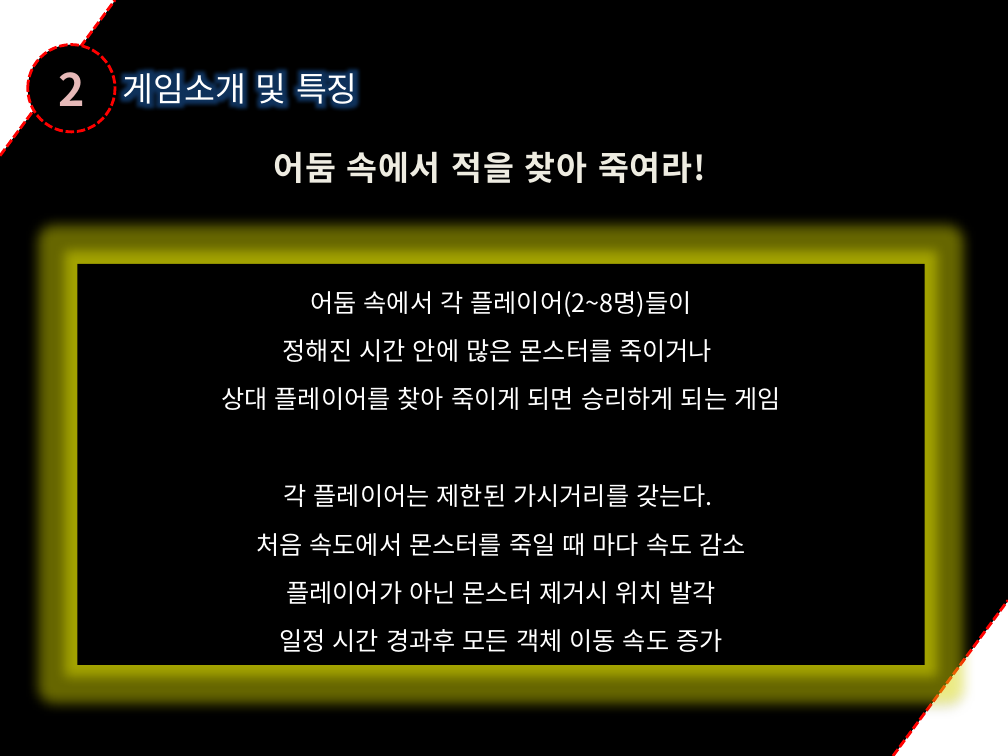
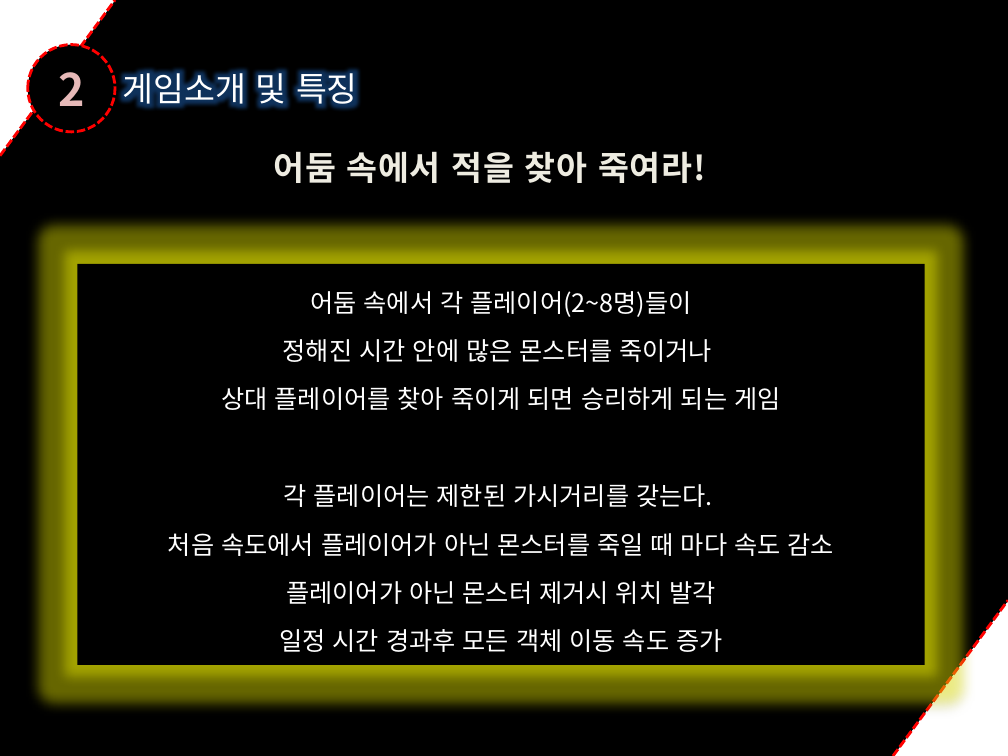
Before and after one commit to dygks910910/Darkness, a slide deck: slide 4 of 졸업작품 제안서(박요한,민두홍,정재훈).pptx. Drawn at 1008x756 pixels with LibreOffice and Linux fonts; fonts in the diff are those of the drawing. Boxes give left, top, right and bottom in pixels: in the first picture for what was removed or moved away, otherwise in the second. Text is boxed around its words. In the diff, an @@ line names an element or a change of style, - is before the commit and + after.

```diff
--- a/졸업작품 제안서(박요한,민두홍,정재훈).pptx
+++ b/졸업작품 제안서(박요한,민두홍,정재훈).pptx
@@ text in rectangle at (x1=168, y1=533, x2=834, y2=556): text changed @@
-처음 속도에서 몬스터를 죽일 때 마다 속도 감소
+처음 속도에서 플레이어가 아닌 몬스터를 죽일 때 마다 속도 감소
```
Also in this commit, not shown: 2 other slides changed.
